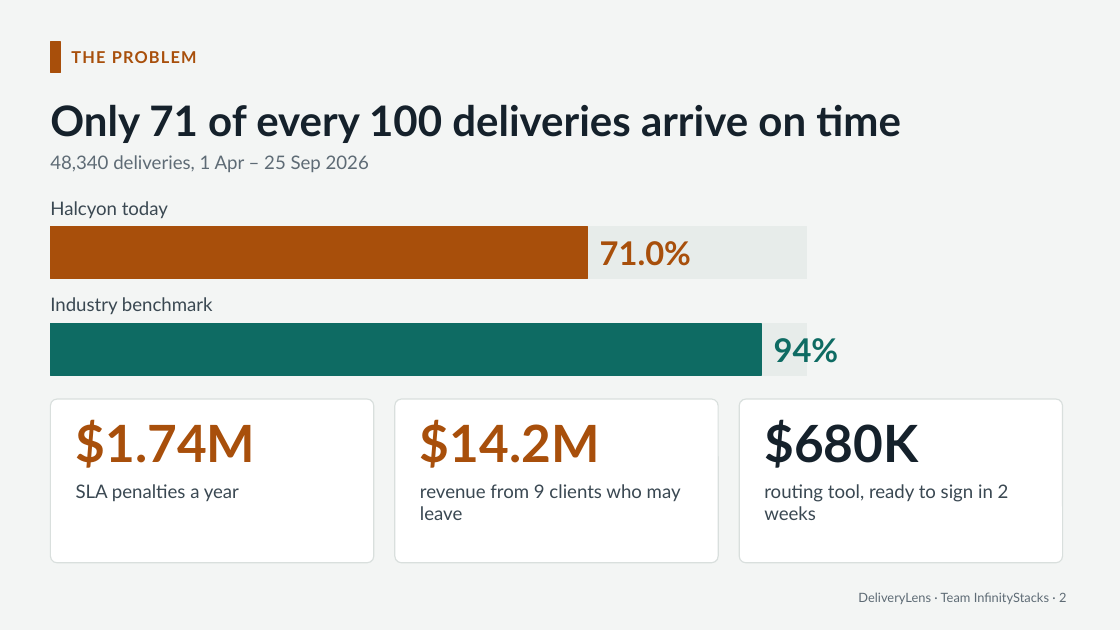
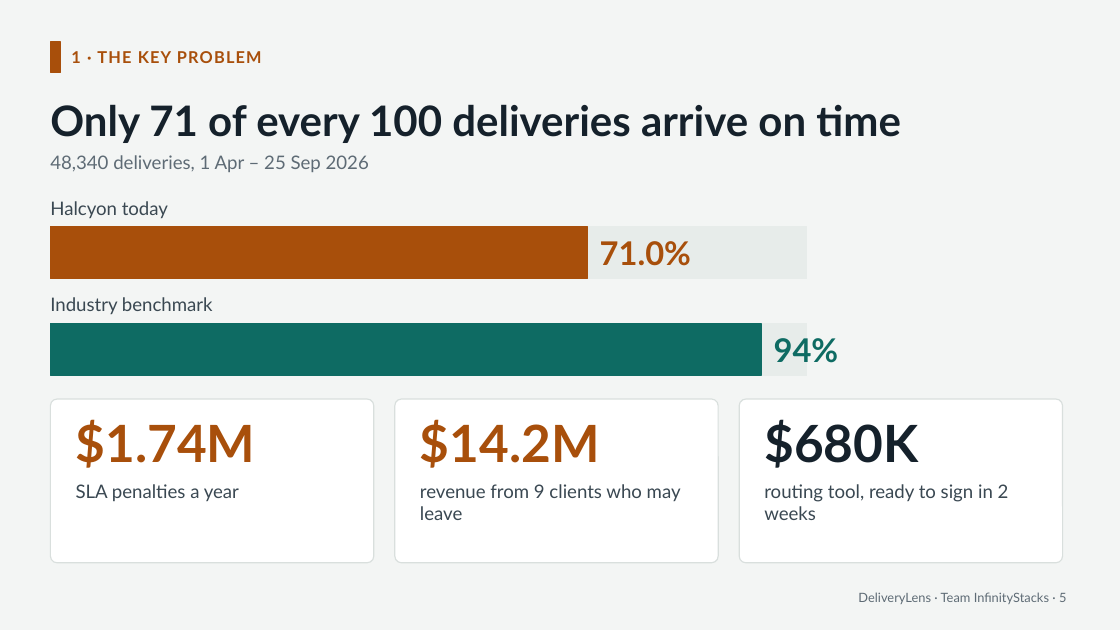
Before and after one commit to saimuthiki/halcyon-deliverylens, a slide deck: slide 5 of deck/DeliveryLens-pitch.pptx (slide 2 before the commit). Drawn at 1120x630 pixels with LibreOffice and Linux fonts; fonts in the diff are those of the drawing. Boxes give left, top, right and bottom in pixels: in the first picture for what was removed or moved away, otherwise in the second. Text is boxed around its words. In the diff, an @@ line names an element or a change of style, - is before the commit and + after.

```diff
--- a/deck/DeliveryLens-pitch.pptx
+++ b/deck/DeliveryLens-pitch.pptx
@@ text at [71, 51, 262, 63]: text changed @@
-THE PROBLEM
+1 · THE KEY PROBLEM
@@ text at [858, 592, 1066, 604]: text changed @@
-DeliveryLens · Team InfinityStacks · 2
+DeliveryLens · Team InfinityStacks · 5
```
Also in this commit, not shown: 13 other slides changed, 13 slides added, 4 other files.
